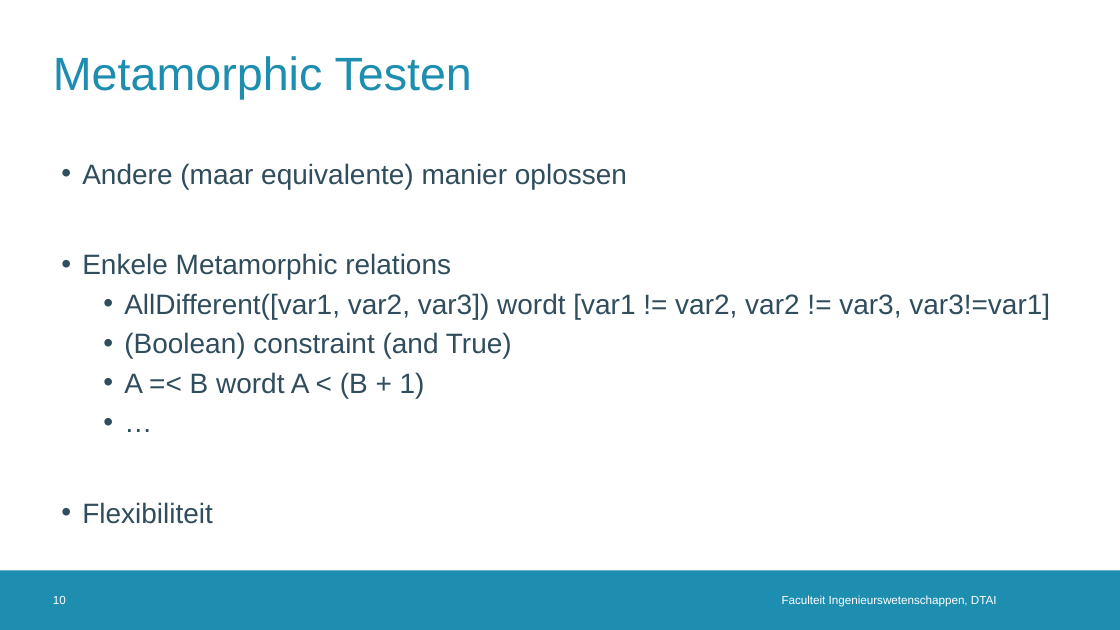
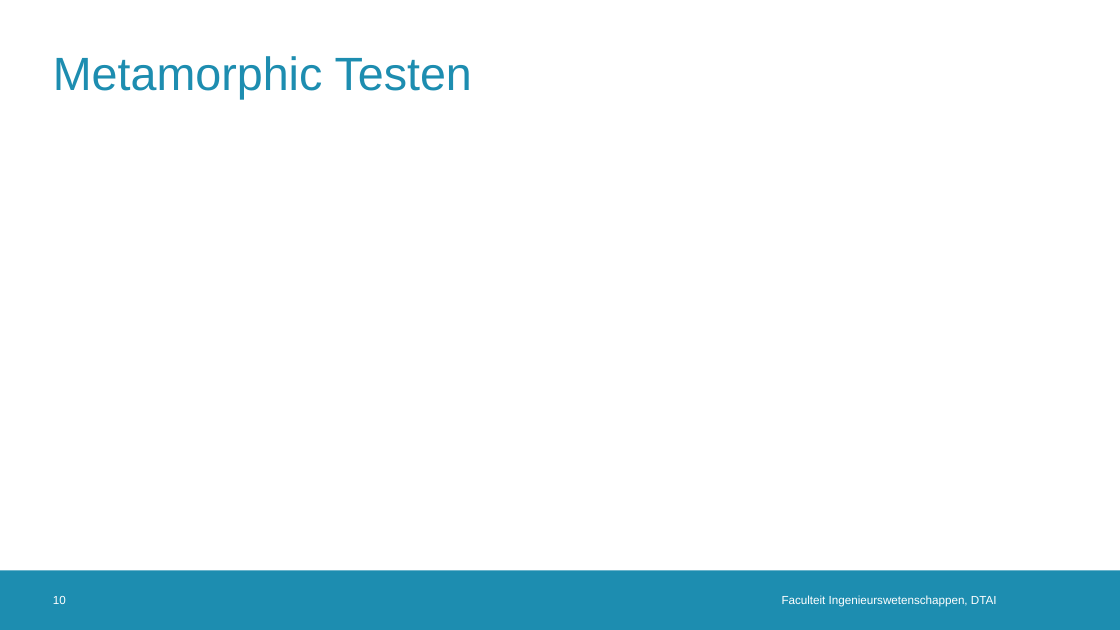
Before and after one commit to rubenkindt/Masterproef-paper-RubenKindt, a slide deck: slide 10 of Milestones/M10 defence/M10.pptx. Drawn at 1120x630 pixels with LibreOffice and Linux fonts; fonts in the diff are those of the drawing; grey boxes stand for pictures; background and template pictures are left out. Boxes give left, top, right and bottom in pixels: in the first picture for what was removed or moved away, otherwise in the second. Text is boxed around its words. In the diff, an @@ line names an element or a change of style, - is before the commit and + after.

```diff
--- a/Milestones/M10 defence/M10.pptx
+++ b/Milestones/M10 defence/M10.pptx
@@ text removed at box(82, 163, 1050, 524) @@
-• Andere (maar equivalente) manier oplossen
-• Enkele Metamorphic relations
-  • AllDifferent([var1, var2, var3]) wordt [var1 != var2, var2 != var3, var3!=var1]
-  • (Boolean) constraint (and True)
-  • A =< B wordt A < (B + 1)
-  • …
-• Flexibiliteit
```
Also in this commit, not shown: 12 other slides changed, 1 slide added, 1 other file.
